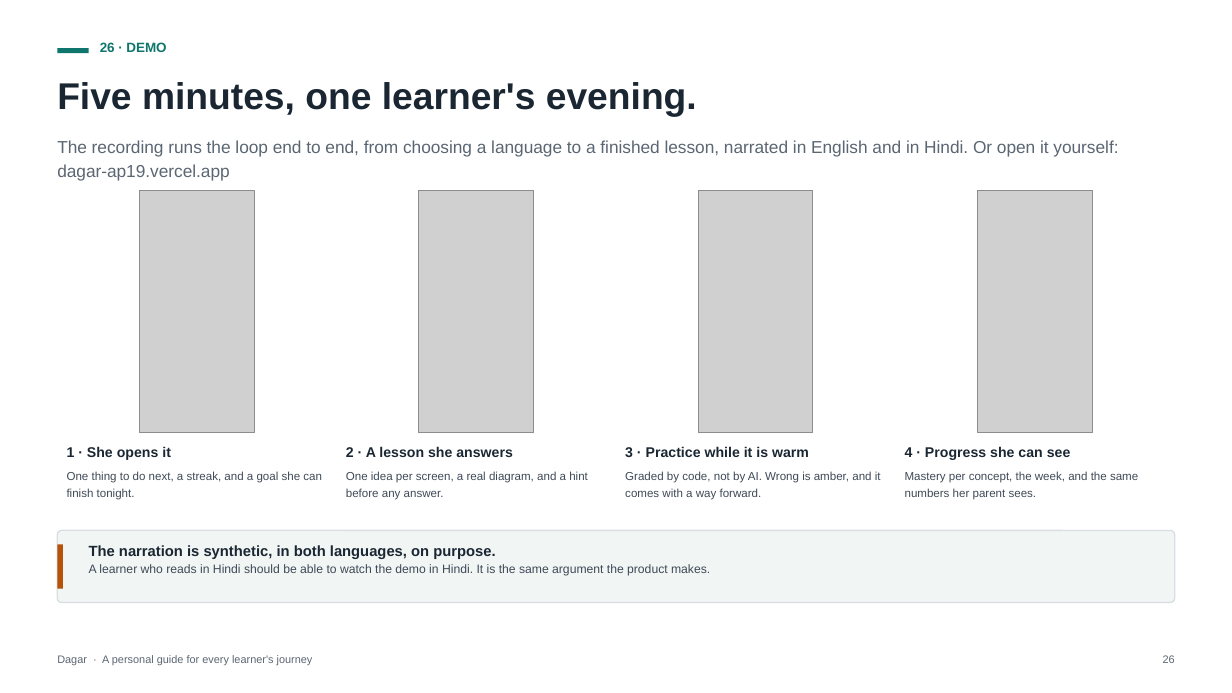
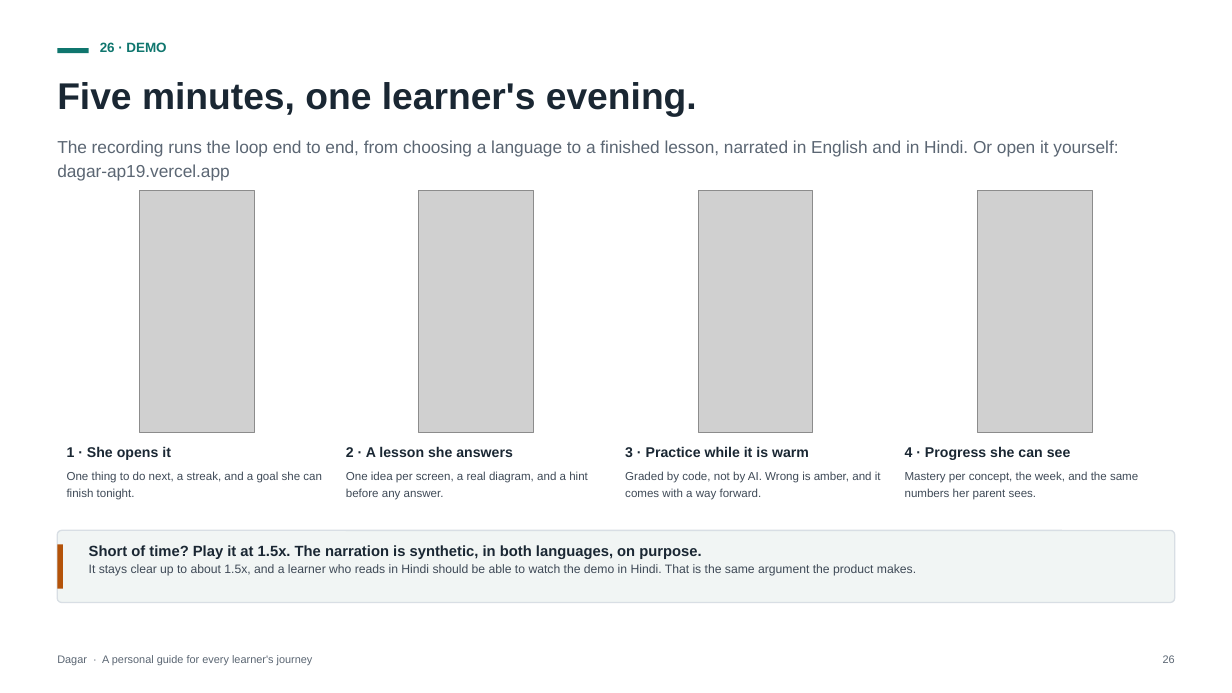
Before and after one commit to ap9650/dagar, a slide deck: slide 26 of docs/deck/Dagar-Pitch-Deck.pptx. Drawn at 1232x693 pixels with LibreOffice and Linux fonts; fonts in the diff are those of the drawing; grey boxes stand for pictures. Boxes give left, top, right and bottom in pixels: in the first picture for what was removed or moved away, otherwise in the second. Text is boxed around its words. In the diff, an @@ line names an element or a change of style, - is before the commit and + after.

```diff
--- a/docs/deck/Dagar-Pitch-Deck.pptx
+++ b/docs/deck/Dagar-Pitch-Deck.pptx
@@ text at box(89, 545, 916, 576): text changed @@
-The narration is synthetic, in both languages, on purpose.
-A learner who reads in Hindi should be able to watch the demo in Hindi. It is the same argument the product makes.
+Short of time? Play it at 1.5x. The narration is synthetic, in both languages, on purpose.
+It stays clear up to about 1.5x, and a learner who reads in Hindi should be able to watch the demo in Hindi. That is the same argument the product makes.
```
Also in this commit, not shown: 6 other files.
